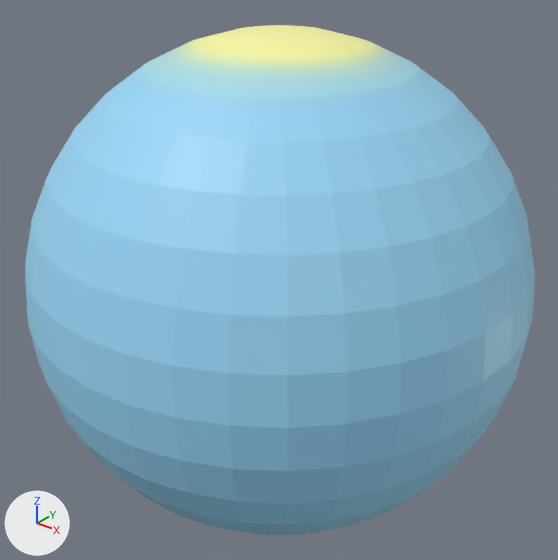
Two versions of the Blender file models/blend/skysphere.blend, one commit apart.
Before and after are seen from a 50 mm lens placed at (930.0, -1164.0, 723.0), pointed at (-2.0, -1.0, 1.0). The axes (+X, +Y, +Z) are drawn at lower left. The lights are the same throughout.

Objects in the first picture: 'skysphere'.
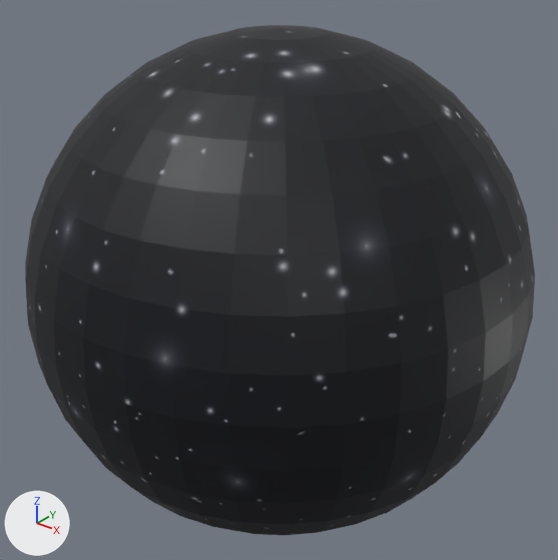
Where the change shows, as pixel boxes (x1, y1, x2, y2) in the pictures (558 x 560 px):
```json
{"object": "skysphere", "change": "recoloured", "before": [25, 25, 535, 535], "after": [25, 25, 535, 535], "on screen": "blue to black"}
```

Edits to the scene script, one JSON object a line:
```json
{"op": "add", "block": "img_skysphere_night_png", "code": ["img_skysphere_night_png = load_image('skysphere_night.png', '../../images/skysphere_night.png', 1024, 1024, 'sRGB')"]}
{"op": "add", "block": "mat_skysphere_night_png", "code": ["mat_skysphere_night_png = principled_material('skysphere_night.png')", "mat_skysphere_night_png.texture = img_skysphere_night_png"]}
{"block": "me_skysphere", "where": "me_skysphere.from_pydata(...)  # 614 vertices, 1224 faces; spans x -519.0..519.0, y -519.0..519.0, z -519.0..519.0"}
{"op": "remove", "block": "me_skysphere", "code": "me_skysphere.materials.append(mat_skysphere_day_png)  # picture img_skysphere_day_png"}
{"op": "add", "block": "me_skysphere", "code": "me_skysphere.materials.append(mat_skysphere_night_png)  # picture img_skysphere_night_png"}
```
